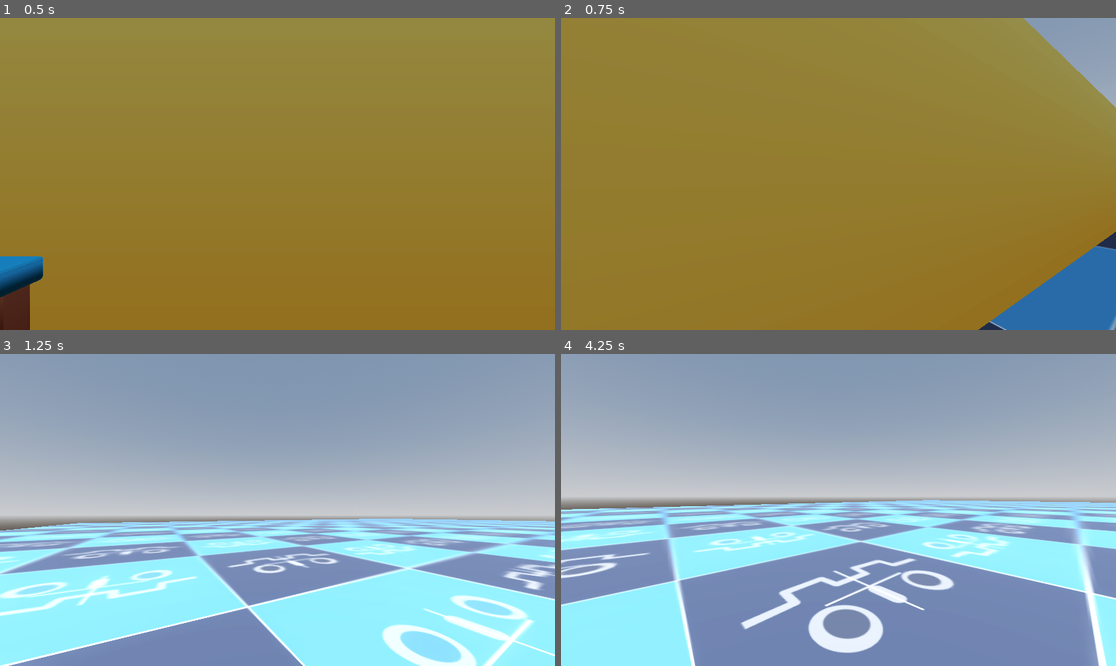
Above: before the commit, frames 1-4 (two rows, left to right).
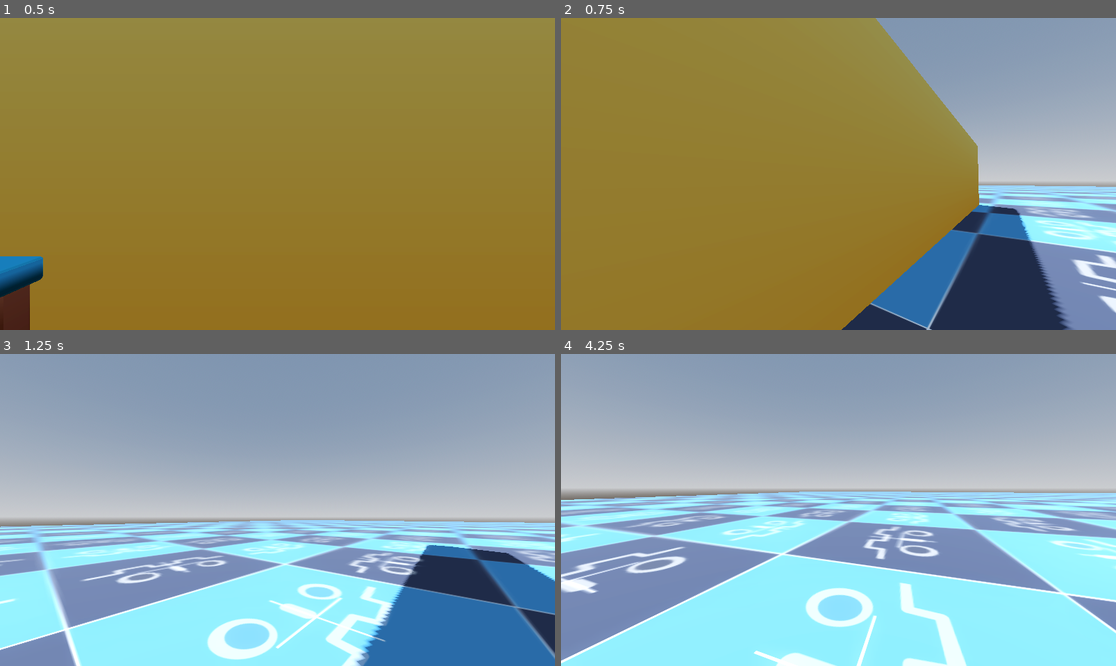
Above: after the commit, the same moments.

Repository: Mello6626070/pc-repair-simulator
Game: Godot game, scene res://Scenes/Worlds/TestWorld/test_world.tscn
Same seed, same stepped clock (60 frames per second), same inputs: the game is played once before the commit and once after it. Before the commit the project has no main scene; this scene is started directly in both runs.
Inputs (mouse positions are in pixels of both pictures, inside the frame that each line leads up to):
- Up to frame 1 (0.5 s): no input
- Up to frame 2 (0.75 s): move the mouse to (866, 174) at 0.52 s; hold W (move_forward) from 0.53 s (still down); tap E (interact_or_grab) at 0.6 s
- Up to frame 3 (1.25 s): keep holding W (move_forward)
- Up to frame 4 (4.25 s): keep holding W (move_forward); move the mouse to (810, 510) at 1.27 s; tap E (interact_or_grab) every 0.75 s from 1.35 to 3.6 s; move the mouse to (849, 503) at 2.02 s; move the mouse to (832, 516) at 2.77 s; move the mouse to (877, 513) at 3.52 s

Frame 1 is identical in both runs. In frame 2, 31% of the frame differs, in the area x 50-100%, y 0-100%; in frame 3, 34%; in frame 4, 43%, in the area x 0-100%, y 43-100%.

Commit message:
Finalized prototype

Diff:
--- a/Scenes/Characters/Player/player.tscn
+++ b/Scenes/Characters/Player/player.tscn
@@ -30,9 +30,9 @@
 target_position = Vector3(0, 0, -2)
 collision_mask = 20
 
-[node name="CanvasLayer" type="CanvasLayer" parent="."]
+[node name="HUD" type="CanvasLayer" parent="."]
 
-[node name="InteractableIndicator" type="Label" parent="CanvasLayer"]
+[node name="InteractableIndicator" type="Label" parent="HUD"]
 visible = false
 anchors_preset = 8
 anchor_left = 0.5
@@ -46,3 +46,5 @@
 grow_horizontal = 2
 grow_vertical = 2
 text = "Press E to interact"
+
+[node name="InteractablesUI" type="CanvasLayer" parent="."]
--- a/Scenes/Object/prototype_computer.tscn
+++ b/Scenes/Object/prototype_computer.tscn
@@ -1,6 +1,7 @@
-[gd_scene load_steps=4 format=3 uid="uid://c3lrg0je850aq"]
+[gd_scene load_steps=5 format=3 uid="uid://c3lrg0je850aq"]
 
 [ext_resource type="Script" uid="uid://dltngekjg0r7n" path="res://Scripts/Objects/prototype_computer.gd" id="1_5g1nr"]
+[ext_resource type="PackedScene" uid="uid://bu2kbdxvhmo81" path="res://Scenes/UI/work_select.tscn" id="2_ea10u"]
 
 [sub_resource type="BoxShape3D" id="BoxShape3D_ndgv0"]
 size = Vector3(0.8, 0.6, 0.01)
@@ -9,10 +10,14 @@
 size = Vector3(0.8, 0.6, 0.01)
 
 [node name="PrototypeComputer" type="StaticBody3D"]
+collision_layer = 16
 script = ExtResource("1_5g1nr")
+ui_scene = ExtResource("2_ea10u")
 
 [node name="CollisionShape3D" type="CollisionShape3D" parent="."]
 shape = SubResource("BoxShape3D_ndgv0")
 
 [node name="MeshInstance3D" type="MeshInstance3D" parent="."]
 mesh = SubResource("BoxMesh_5g1nr")
+
+[connection signal="interact_signal_recieved" from="." to="." method="_on_interact_signal_recieved"]
--- /dev/null
+++ b/Scenes/UI/main_menu.tscn
@@ -0,0 +1,53 @@
+[gd_scene load_steps=2 format=3 uid="uid://cb4bq8wyooerm"]
+
+[ext_resource type="Script" uid="uid://bm6sepnwekbgj" path="res://Scripts/UI/main_menu.gd" id="1_5wsvm"]
+
+[node name="MainMenu" type="Control"]
+layout_mode = 3
+anchors_preset = 15
+anchor_right = 1.0
+anchor_bottom = 1.0
+grow_horizontal = 2
+grow_vertical = 2
+script = ExtResource("1_5wsvm")
+
+[node name="PanelContainer" type="PanelContainer" parent="."]
+layout_mode = 1
+anchors_preset = 15
+anchor_right = 1.0
+anchor_bottom = 1.0
+grow_horizontal = 2
+grow_vertical = 2
+
+[node name="CenterContainer" type="CenterContainer" parent="PanelContainer"]
+layout_mode = 2
+
+[node name="VBoxContainer" type="VBoxContainer" parent="PanelContainer/CenterContainer"]
+layout_mode = 2
+
+[node name="Label" type="Label" parent="PanelContainer/CenterContainer/VBoxContainer"]
+layout_mode = 2
+theme_override_font_sizes/font_size = 100
+text = "PROTOTYPE"
+horizontal_alignment = 1
+vertical_alignment = 1
+
+[node name="Start" type="Button" parent="PanelContainer/CenterContainer/VBoxContainer"]
+layout_mode = 2
+theme_override_font_sizes/font_size = 50
+text = "START
+"
+
+[node name="Options" type="Button" parent="PanelContainer/CenterContainer/VBoxContainer"]
+layout_mode = 2
+theme_override_font_sizes/font_size = 50
+text = "OPTIONS"
+
+[node name="Quit" type="Button" parent="PanelContainer/CenterContainer/VBoxContainer"]
+layout_mode = 2
+theme_override_font_sizes/font_size = 50
+text = "QUIT
+"
+
+[connection signal="pressed" from="PanelContainer/CenterContainer/VBoxContainer/Start" to="." method="_on_start_pressed"]
+[connection signal="pressed" from="PanelContainer/CenterContainer/VBoxContainer/Quit" to="." method="_on_quit_pressed"]
--- /dev/null
+++ b/Scenes/UI/work_select.tscn
@@ -0,0 +1,64 @@
+[gd_scene load_steps=2 format=3 uid="uid://bu2kbdxvhmo81"]
+
+[ext_resource type="Script" uid="uid://bjd2q3ap0ldr0" path="res://Scripts/UI/work_select.gd" id="1_j2xws"]
+
+[node name="WorkSelect" type="Control"]
+layout_mode = 3
+anchors_preset = 15
+anchor_right = 1.0
+anchor_bottom = 1.0
+grow_horizontal = 2
+grow_vertical = 2
+script = ExtResource("1_j2xws")
+
+[node name="MarginContainer" type="MarginContainer" parent="."]
+layout_mode = 1
+anchors_preset = 15
+anchor_right = 1.0
+anchor_bottom = 1.0
+grow_horizontal = 2
+grow_vertical = 2
+theme_override_constants/margin_left = 24
+theme_override_constants/margin_top = 24
+theme_override_constants/margin_right = 24
+theme_override_constants/margin_bottom = 24
+
+[node name="VBoxContainer" type="VBoxContainer" parent="MarginContainer"]
+layout_mode = 2
+
+[node name="HBoxContainer" type="HBoxContainer" parent="MarginContainer/VBoxContainer"]
+layout_mode = 2
+alignment = 2
+
+[node name="ExitButton" type="Button" parent="MarginContainer/VBoxContainer/HBoxContainer"]
+layout_mode = 2
+text = "EXIT"
+
+[node name="HBoxContainer2" type="HBoxContainer" parent="MarginContainer/VBoxContainer"]
+layout_mode = 2
+size_flags_vertical = 3
+
+[node name="RepairsInfo" type="PanelContainer" parent="MarginContainer/VBoxContainer/HBoxContainer2"]
+layout_mode = 2
+size_flags_horizontal = 3
+
+[node name="CenterContainer" type="CenterContainer" parent="MarginContainer/VBoxContainer/HBoxContainer2/RepairsInfo"]
+layout_mode = 2
+
+[node name="Label" type="Label" parent="MarginContainer/VBoxContainer/HBoxContainer2/RepairsInfo/CenterContainer"]
+layout_mode = 2
+text = "Selected work info view"
+
+[node name="RepairsList" type="PanelContainer" parent="MarginContainer/VBoxContainer/HBoxContainer2"]
+layout_mode = 2
+size_flags_horizontal = 3
+size_flags_stretch_ratio = 1.62
+
+[node name="CenterContainer2" type="CenterContainer" parent="MarginContainer/VBoxContainer/HBoxContainer2/RepairsList"]
+layout_mode = 2
+
+[node name="Label" type="Label" parent="MarginContainer/VBoxContainer/HBoxContainer2/RepairsList/CenterContainer2"]
+layout_mode = 2
+text = "List of work/levels that you need to repair"
+
+[connection signal="pressed" from="MarginContainer/VBoxContainer/HBoxContainer/ExitButton" to="." method="_on_exit_button_pressed"]
--- a/Scripts/Characters/Player/player.gd
+++ b/Scripts/Characters/Player/player.gd
@@ -1,4 +1,4 @@
-extends CharacterBody3D
+class_name Player extends CharacterBody3D
 
 @export_category("Camera Stuff")
 @export var mouse_sens: float = 0.5
@@ -10,7 +10,13 @@
 
 @onready var camera_container: Node3D = $CameraContainer
 @onready var interaction_ray_cast: RayCast3D = $CameraContainer/InteractionRayCast
-@onready var interactable_indicator: Label = $CanvasLayer/InteractableIndicator
+@onready var interactable_indicator: Label = $HUD/InteractableIndicator
+@onready var interactables_ui: CanvasLayer = $InteractablesUI
+
+enum States{
+	NORMAL = 1,
+	ON_UI = 2
+}
 
 var mouse_input: bool = false
 var mouse_rotation: Vector3
@@ -18,12 +24,14 @@
 var tilt_input: float
 var player_rotation: Vector3
 var camera_rotation: Vector3
+var current_state: int
 
 func _ready() -> void:
+	current_state = States.NORMAL
 	Input.mouse_mode = Input.MOUSE_MODE_CAPTURED
 
 func _unhandled_input(event: InputEvent) -> void:
-	mouse_input = event is InputEventMouseMotion && Input.mouse_mode
+	mouse_input = event is InputEventMouseMotion && Input.mouse_mode && current_state == States.NORMAL
 	if mouse_input:
 		rotation_input = -event.relative.x * mouse_sens
 		tilt_input = -event.relative.y * mouse_sens
@@ -46,7 +54,7 @@
 
 func interact_cast():
 	interactable_indicator.hide()
-	if interaction_ray_cast.is_colliding():
+	if interaction_ray_cast.is_colliding() && current_state == States.NORMAL:
 		var target = interaction_ray_cast.get_collider()
 		var type: String
 		if target:
@@ -65,7 +73,20 @@
 func interact(target, type: String) -> void:
 	match type:
 		"grabbable": target.grab(self)
-		"interactable": target.interact(self)
+		"interactable":
+			target.interact(self)
+			if target.has_ui:
+				var ui: Control = target.ui_scene.instantiate()
+				current_state = States.ON_UI
+				interactables_ui.add_child(ui)
+
+func _process(delta: float) -> void:
+	if current_state == States.NORMAL:
+		Input.mouse_mode = Input.MOUSE_MODE_CAPTURED
+		if Input.is_action_just_pressed("exit"):
+			get_tree().change_scene_to_file("res://Scenes/UI/main_menu.tscn")
+	else:
+		Input.mouse_mode = Input.MOUSE_MODE_VISIBLE
 
 func _physics_process(delta: float) -> void:
 	update_camera(delta)
@@ -76,7 +97,7 @@
 
 	var input_dir := Input.get_vector("move_left", "move_right", "move_forward", "move_backward")
 	var direction := (transform.basis * Vector3(input_dir.x, 0, input_dir.y)).normalized()
-	if direction:
+	if direction && current_state == States.NORMAL:
 		velocity.x = direction.x * SPEED
 		velocity.z = direction.z * SPEED
 	else:
--- a/Scripts/Helpers/grabbable.gd
+++ b/Scripts/Helpers/grabbable.gd
@@ -1,6 +1,6 @@
 class_name Grabbable extends RigidBody3D
 signal grab_signal_recieved()
-var player: CharacterBody3D
-func grab(emitter: CharacterBody3D) -> void:
+var player: Player
+func grab(emitter: Player) -> void:
 	grab_signal_recieved.emit()
 	player = emitter
--- a/Scripts/Helpers/interactable.gd
+++ b/Scripts/Helpers/interactable.gd
@@ -1,7 +1,7 @@
 class_name Interactable extends StaticBody3D
 signal interact_signal_recieved()
-var player: CharacterBody3D
-
-func interact(emitter: CharacterBody3D) -> void:
+var player: Player
+@export var has_ui: bool
+func interact(emitter: Player) -> void:
 	interact_signal_recieved.emit()
 	player = emitter
--- a/Scripts/Objects/interactable_object.gd
+++ b/Scripts/Objects/interactable_object.gd
@@ -4,6 +4,9 @@
 
 var toggle: bool = false
 @onready var label_3d: Label3D = $Label3D
+
+func _ready() -> void:
+	has_ui = false
 
 func _on_interact_signal_recieved() -> void:
 	toggle = not toggle
--- a/Scripts/Objects/prototype_computer.gd
+++ b/Scripts/Objects/prototype_computer.gd
@@ -1,11 +1,7 @@
 extends Interactable
 
-
-# Called when the node enters the scene tree for the first time.
+@export var ui_scene: PackedScene
 func _ready() -> void:
-	pass # Replace with function body.
-
-
-# Called every frame. 'delta' is the elapsed time since the previous frame.
-func _process(delta: float) -> void:
+	has_ui = true
+func _on_interact_signal_recieved() -> void:
 	pass
--- /dev/null
+++ b/Scripts/UI/main_menu.gd
@@ -0,0 +1,11 @@
+extends Control
+
+func _ready() -> void:
+	Input.mouse_mode = Input.MOUSE_MODE_VISIBLE
+
+func _on_start_pressed() -> void:
+	get_tree().change_scene_to_file("res://Scenes/Worlds/TestWorld/test_world.tscn")
+
+
+func _on_quit_pressed() -> void:
+	get_tree().quit()
--- /dev/null
+++ b/Scripts/UI/work_select.gd
@@ -0,0 +1,7 @@
+extends Control
+
+
+func _on_exit_button_pressed() -> void:
+	var player: Player = get_parent().get_parent()
+	player.current_state = 1
+	queue_free()
--- a/project.godot
+++ b/project.godot
@@ -11,8 +11,15 @@
 [application]
 
 config/name="PCRepairSimulator"
+run/main_scene="uid://cb4bq8wyooerm"
 config/features=PackedStringArray("4.5", "Mobile")
 config/icon="res://icon.svg"
+
+[display]
+
+window/size/viewport_width=1920
+window/size/viewport_height=1080
+window/size/mode=3
 
 [input]
 
@@ -41,6 +48,11 @@
 "events": [Object(InputEventKey,"resource_local_to_scene":false,"resource_name":"","device":-1,"window_id":0,"alt_press …(192 unchanged characters)…
 , null]
 }
+exit={
+"deadzone": 0.2,
+"events": [Object(InputEventKey,"resource_local_to_scene":false,"resource_name":"","device":-1,"window_id":0,"alt_pressed":false,"shift_pressed":false,"ctrl_pressed":false,"meta_pressed":false,"pressed":false,"keycode":0,"physical_keycode":4194305,"key_label":0,"unicode":0,"location":0,"echo":false,"script":null)
+]
+}
 
 [layer_names]
 
Not shown, added: Scripts/UI/main_menu.gd.uid
Not shown, added: Scripts/UI/work_select.gd.uid
Not shown, added: export_presets.cfg
